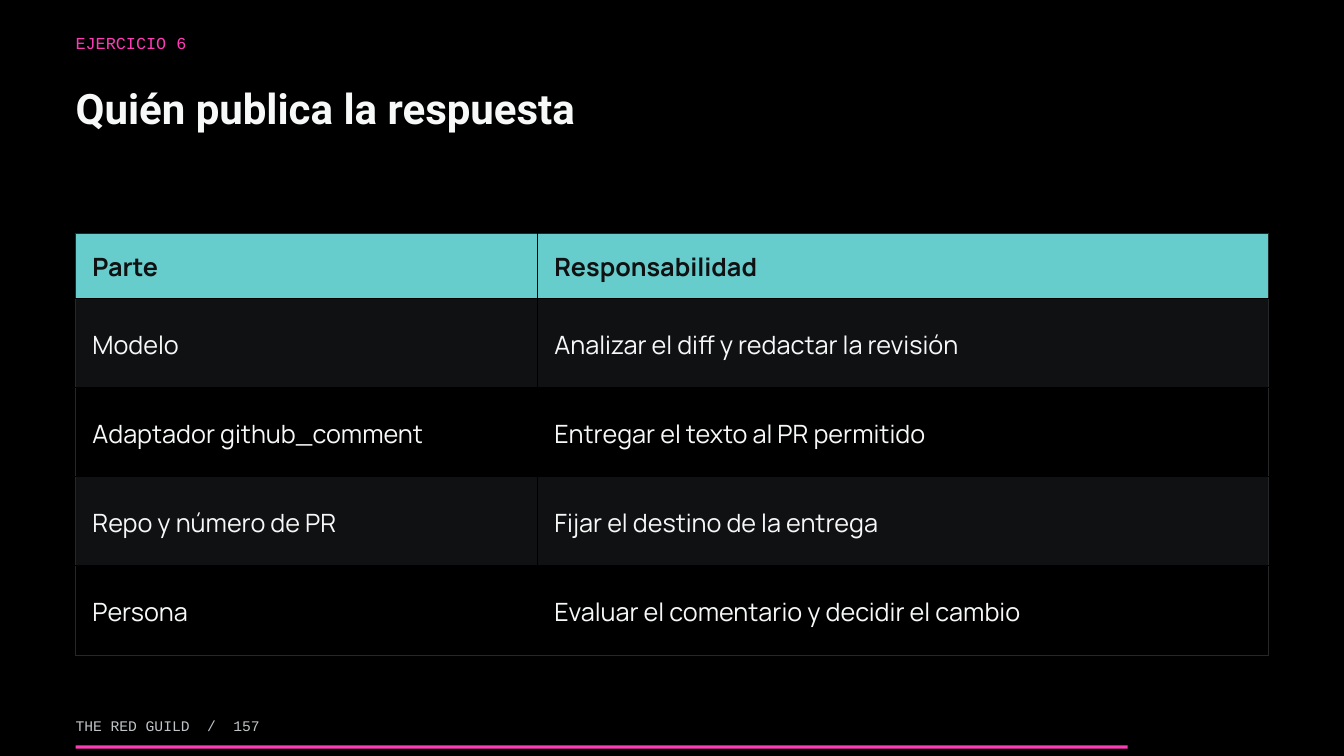
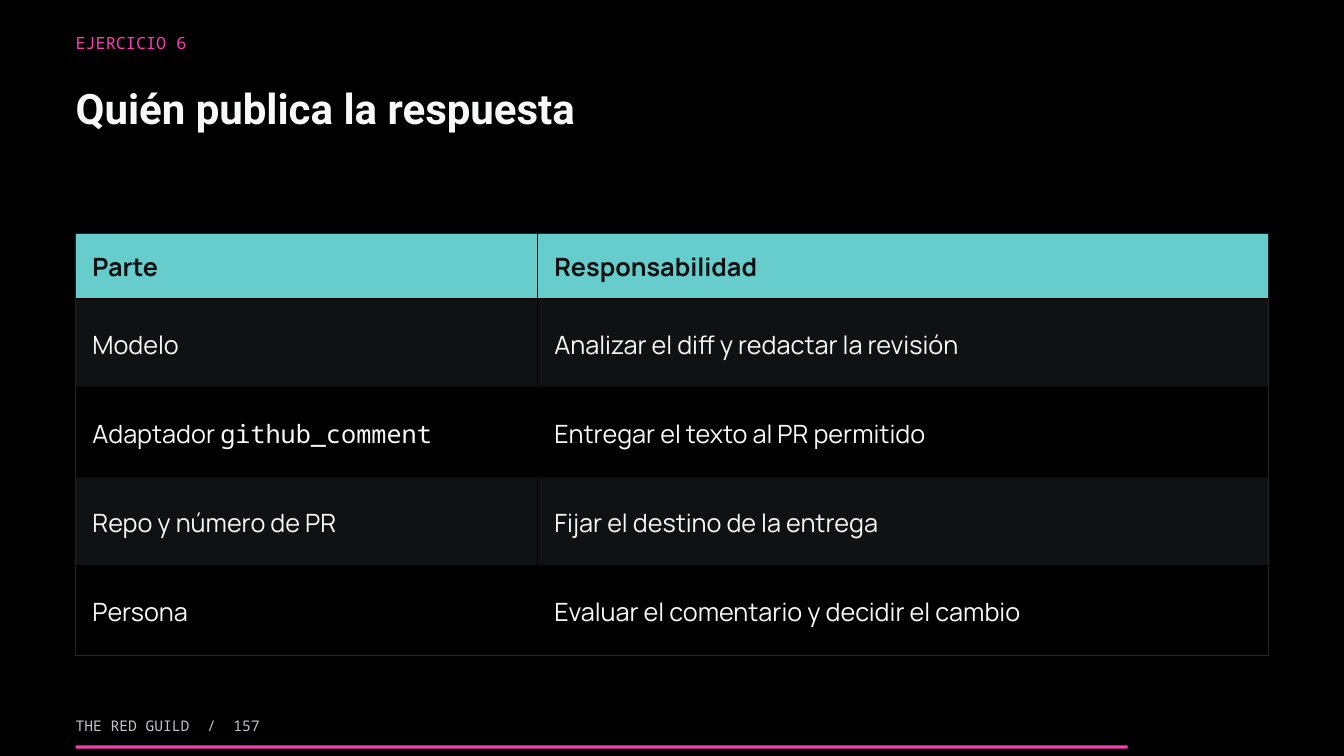
Before and after one commit to theredguild/github-ai-automation-lab, a slide deck: slide 157 of slides/workshop.pptx. Drawn at 1344x756 pixels with LibreOffice and Linux fonts; fonts in the diff are those of the drawing. Boxes give left, top, right and bottom in pixels: in the first picture for what was removed or moved away, otherwise in the second. Text is boxed around its words. In the diff, an @@ line names an element or a change of style, - is before the commit and + after.

```diff
--- a/slides/workshop.pptx
+++ b/slides/workshop.pptx
@@ text "EJERCICIO 6" at (x1=76, y1=37, x2=186, y2=49): font Courier New to Noto Sans Mono @@
@@ table at (x1=76, y1=233, x2=1268, y2=655) @@
@@ font Manrope to Noto Sans Mono in "github_comment" @@
@@ text "THE RED GUILD / 157" at (x1=76, y1=720, x2=259, y2=731): font Courier New to Noto Sans Mono @@
```
Also in this commit, not shown: 177 other slides changed, 2 other files.
